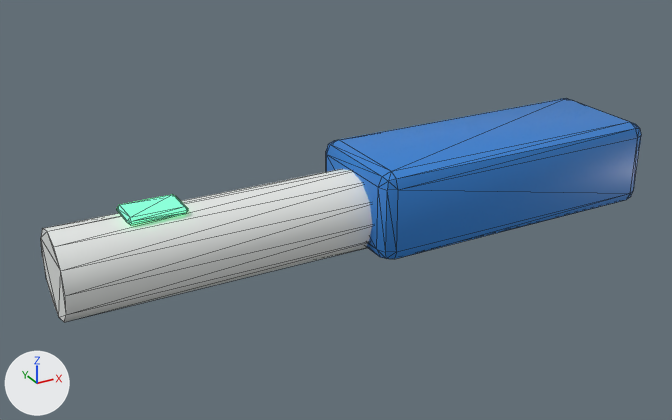
A saved change to the glTF model content/assets/models/sc-rf-wand.glb.
Camera for both pictures: a camera (50 mm lens) standing at (-0.241, -0.403, 0.228) and looking at (-0.016, 0.006, 0.024). Every picture has the same lights, and +X, +Y and +Z are marked at lower left. The picture after the commit comes second. Mesh edges are drawn as thin lines. Vertices at exactly the same position are counted once.

The first picture shows 'sc-rf-wand'.
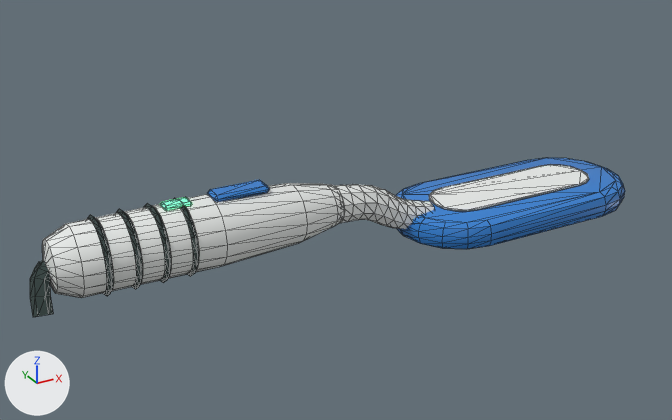
The edits, one by one:
me_sc_rf_wand is used by ob_sc_rf_wand; location (0.0, 0.0, 0.0).
me_sc_rf_wand had 104 vertices, 196 faces and spanned x -0.17..0.17, y -0.035..0.035, z 0.002..0.055.
me_sc_rf_wand now has 731 vertices, 1434 faces and spans x -0.183..0.178, y -0.037..0.037, z 0.0..0.051.
me_sc_rf_wand part 1: the loose piece of 24 vertices spanning x -0.135..-0.105, y -0.01..0.01, z 0.046..0.05 is scaled about its middle by (1, 0.558, 1), then moved by (0.045, 0.0, 0.001).
me_sc_rf_wand part 2: the loose piece of 24 vertices spanning x -0.135..-0.105, y -0.01..0.01, z 0.046..0.05 is copied, and the copy is scaled about its middle by (0.453, 0.372, 0.778), then moved by (0.012, 0.0, 0.0); it spans x -0.115..-0.101, y -0.004..0.004, z 0.047..0.05.
me_sc_rf_wand part 3: the loose piece of 24 vertices spanning x -0.17..0.01, y -0.022..0.022, z 0.002..0.048 is rebuilt with 97 vertices and now spans x -0.174..-0.02, y -0.018..0.018, z 0.012..0.049.
me_sc_rf_wand part 4: a new loose piece of 120 vertices spanning x 0.022..0.178, y -0.037..0.037, z 0.0..0.016, in mat_cc_sc_rf_wand.
me_sc_rf_wand part 5: a new loose piece of 100 vertices spanning x -0.023..0.042, y -0.01..0.01, z 0.003..0.04, in mat_cc_sc_rf_wand.
me_sc_rf_wand part 6: a new loose piece of 80 vertices spanning x 0.045..0.155, y -0.018..0.018, z 0.016..0.017, in mat_cc_sc_rf_wand.
me_sc_rf_wand part 7: a new loose piece of 64 vertices spanning x -0.15..-0.146, y -0.02..0.02, z 0.01..0.05, in mat_cc_sc_rf_wand.
me_sc_rf_wand part 8: a new loose piece of 64 vertices spanning x -0.136..-0.132, y -0.02..0.02, z 0.01..0.05, in mat_cc_sc_rf_wand.
me_sc_rf_wand part 9: a new loose piece of 64 vertices spanning x -0.122..-0.118, y -0.02..0.02, z 0.01..0.05, in mat_cc_sc_rf_wand.
me_sc_rf_wand part 10: a new loose piece of 64 vertices spanning x -0.108..-0.104, y -0.02..0.02, z 0.01..0.05, in mat_cc_sc_rf_wand.
me_sc_rf_wand part 11: a new loose piece of 30 vertices spanning x -0.183..-0.169, y -0.016..0.004, z 0.01..0.034, in mat_cc_sc_rf_wand.
Part 12, on me_sc_rf_wand:
56 vertices are removed from x -0.01..0.17, y -0.035..0.035, z 0.005..0.055.
108 faces are deleted.

Where the change shows, as pixel boxes [x1, y1, x2, y2] in the pictures (672 x 420 px; the box of a moved part takes in the faces that stretch with it):
'sc-rf-wand', reshaped (29% shorter): before [41, 98, 641, 322]; after [30, 158, 625, 317]
part 1 of me_sc_rf_wand, moved or reshaped: before [117, 194, 188, 225]; after [207, 180, 270, 202]
part 2 of me_sc_rf_wand, added: after [160, 197, 192, 211]
part 3 of me_sc_rf_wand, rebuilt: before [41, 169, 372, 322]; after [42, 183, 344, 298]
part 4 of me_sc_rf_wand, added (blue): after [395, 158, 625, 249]
part 5 of me_sc_rf_wand, added: after [335, 184, 434, 229]
part 6 of me_sc_rf_wand, added: after [429, 164, 589, 211]
part 7 of me_sc_rf_wand, added: after [87, 215, 114, 296]
part 8 of me_sc_rf_wand, added: after [116, 209, 143, 289]
part 9 of me_sc_rf_wand, added: after [144, 203, 171, 283]
part 10 of me_sc_rf_wand, added: after [174, 198, 199, 276]
part 11 of me_sc_rf_wand, added: after [30, 261, 53, 317]
part 12 of me_sc_rf_wand, deleted (blue): before [326, 98, 641, 259]
